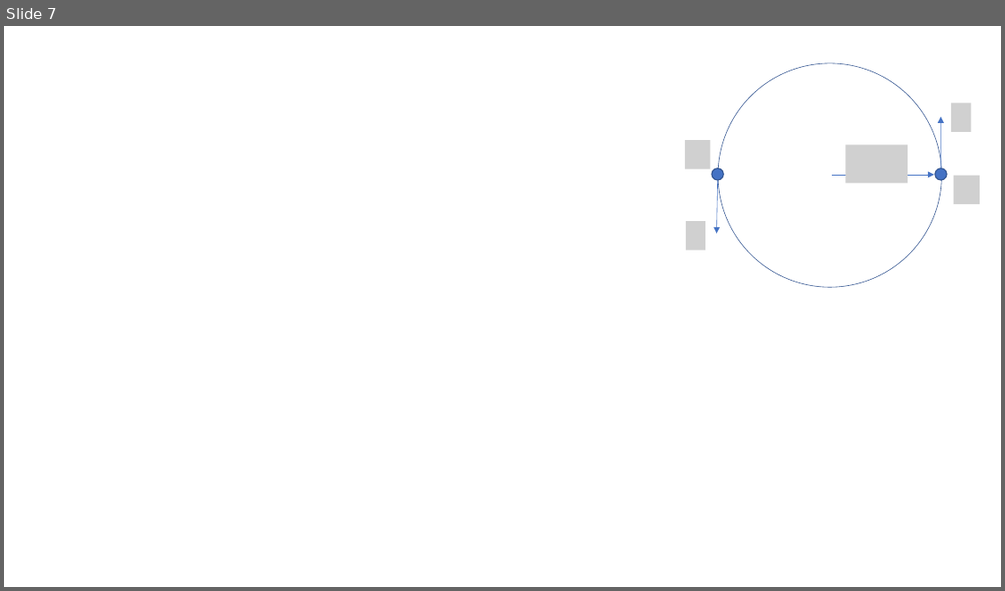
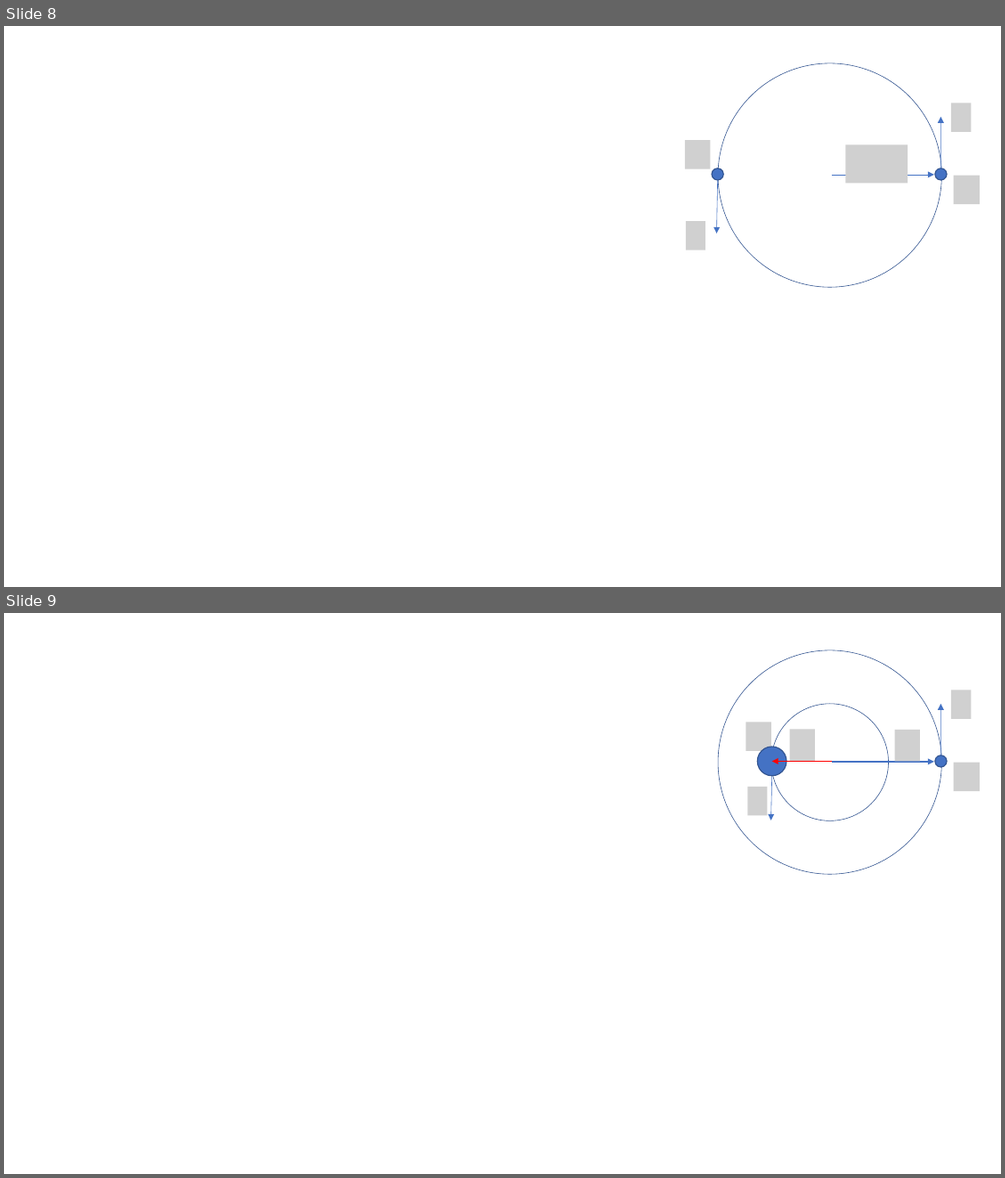
Before and after one commit to tibet1987/galaxySpeed, a slide deck: docu_and_plots/thoughts_and_revelations_during_this_project.pptx. Shown one above the other, each under a label of ours: slide 7 before the commit, slides 8 and 9 after it. The pictures are 1005x591 and 1005x1178 pixels, drawn with LibreOffice and Linux fonts; fonts in the diff are those of the drawing; grey boxes stand for pictures. Boxes give left, top, right and bottom in pixels: in the first picture for what was removed or moved away, otherwise in the second. Text is boxed around its words. In the diff, an @@ line names an element or a change of style, - is before the commit and + after.

```diff
--- a/docu_and_plots/thoughts_and_revelations_during_this_project.pptx
+++ b/docu_and_plots/thoughts_and_revelations_during_this_project.pptx
@@ slide 9 added at (x1=4, y1=613, x2=1001, y2=1174), background #FFFFFF @@
@@ ellipse added at (x1=771, y1=704, x2=889, y2=821), outline #325491 0.5 pt @@
@@ group added at (x1=718, y1=650, x2=979, y2=874): 6 pictures, 3 ellipses, 3 arrows @@
@@ arrow added from (832, 761) to (772, 761), #FF0000 1.5 pt @@
@@ what was slide 7 is now slide 8 @@
```
Also in this commit, not shown: 2 slides changed, 1 other slide added, 1 slide removed, 1 other file.
